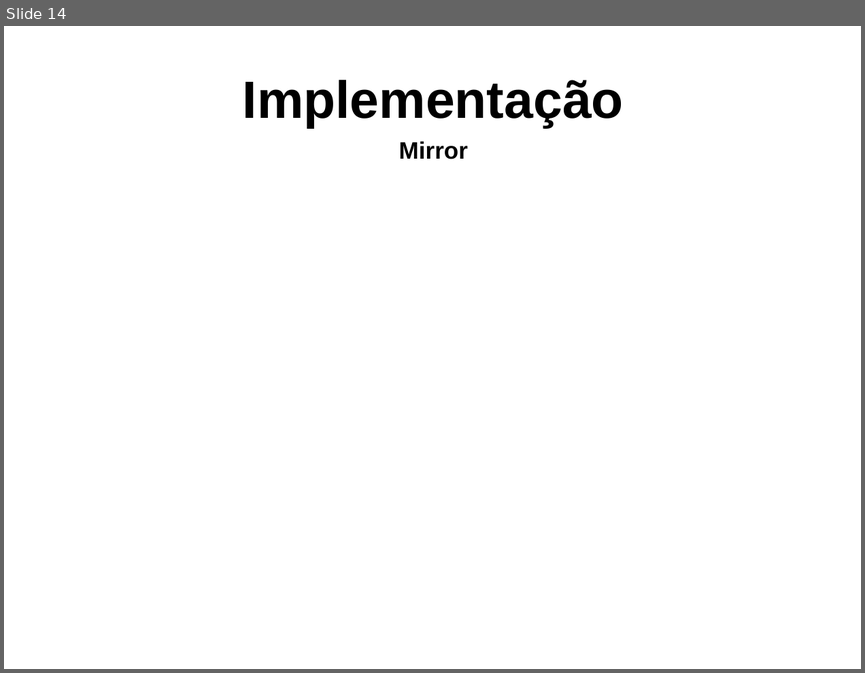
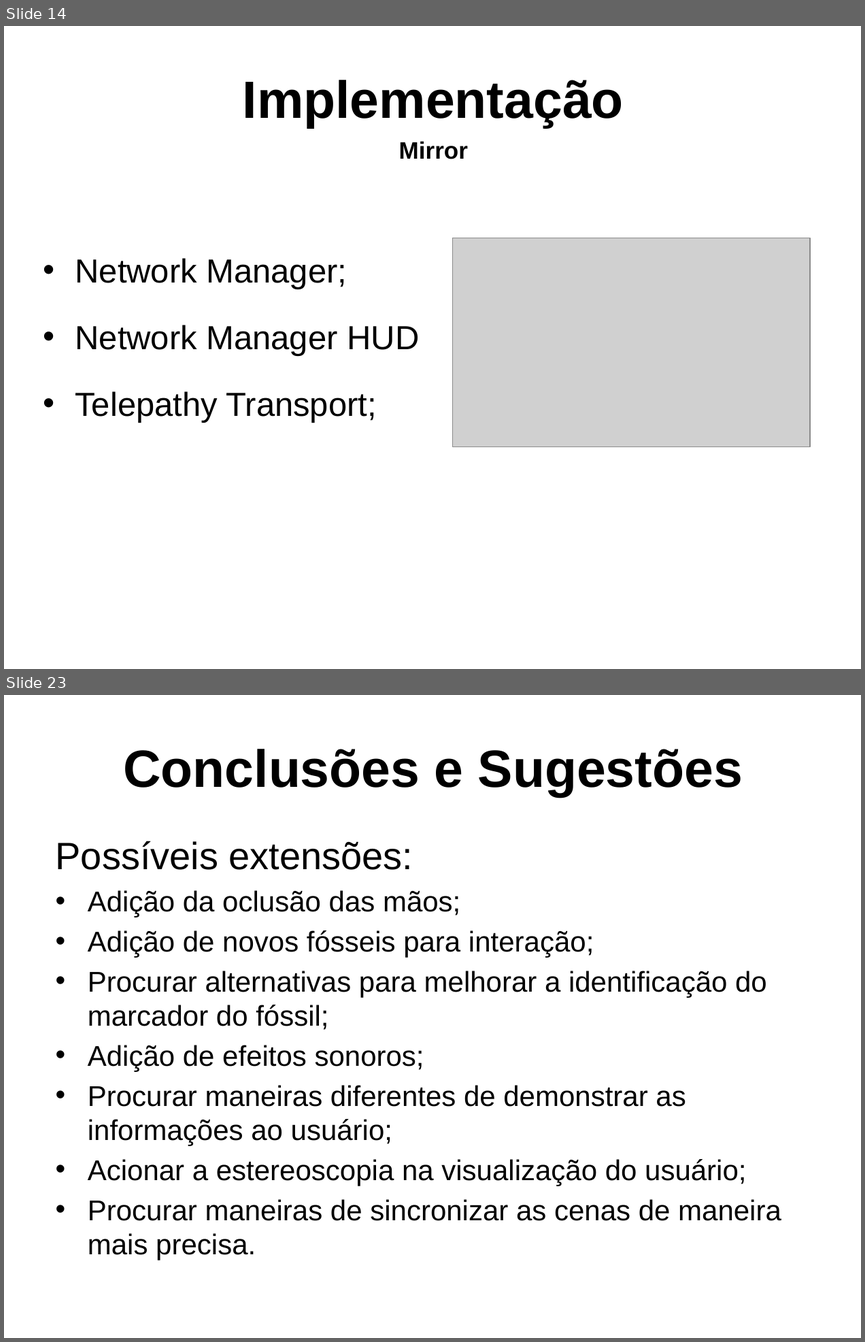
Before and after one commit to gcgfurb/tcc_JulioVicenteBrych, a slide deck: _julio/ApresentaçãoTCC-Julio_Vicente_Brych.pptx. Shown one above the other, each under a label of ours: slide 14 before the commit, slides 14 and 23 after it; the slides between them are not shown. The pictures are 865x673 and 865x1342 pixels, drawn with LibreOffice and Linux fonts; fonts in the diff are those of the drawing; grey boxes stand for pictures; background and template pictures are left out. Boxes give left, top, right and bottom in pixels: in the first picture for what was removed or moved away, otherwise in the second. Text is boxed around its words. In the diff, an @@ line names an element or a change of style, - is before the commit and + after.

```diff
--- a/_julio/ApresentaçãoTCC-Julio_Vicente_Brych.pptx
+++ b/_julio/ApresentaçãoTCC-Julio_Vicente_Brych.pptx
@@ slide 23 added at (4, 695, 861, 1338), background picture (left out) @@
@@ title added at (123, 749, 742, 797), 44 pt, text #000000, bold @@
+Conclusões e Sugestões
@@ text added at (56, 841, 781, 1259), 24 pt, text #000000 @@
+Possíveis extensões:
+• Adição da oclusão das mãos;
+• Adição de novos fósseis para interação;
+• Procurar alternativas para melhorar a identificação do marcador do fóssil;
+• Adição de efeitos sonoros;
+• Procurar maneiras diferentes de demonstrar as informações ao usuário;
+• Acionar a estereoscopia na visualização do usuário;
+• Procurar maneiras de sincronizar as cenas de maneira mais precisa.
@@ slide 14 changed as well @@
@@ picture added at (453, 237, 810, 447) @@
@@ text added at (75, 258, 419, 422), 28 pt, text #000000 @@
+• Network Manager;
+• Network Manager HUD
+• Telepathy Transport;
```
Also in this commit, not shown: 9 other slides changed, 9 other slides added, 3 slides removed.
